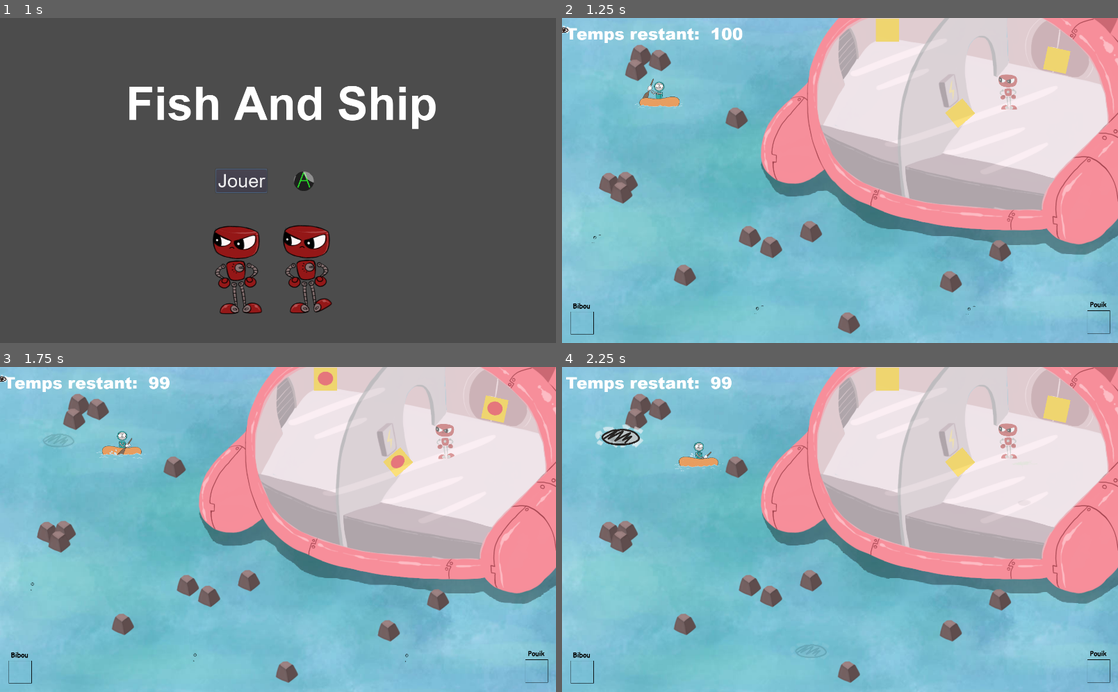
Above: before the commit, frames 1-4 (two rows, left to right).
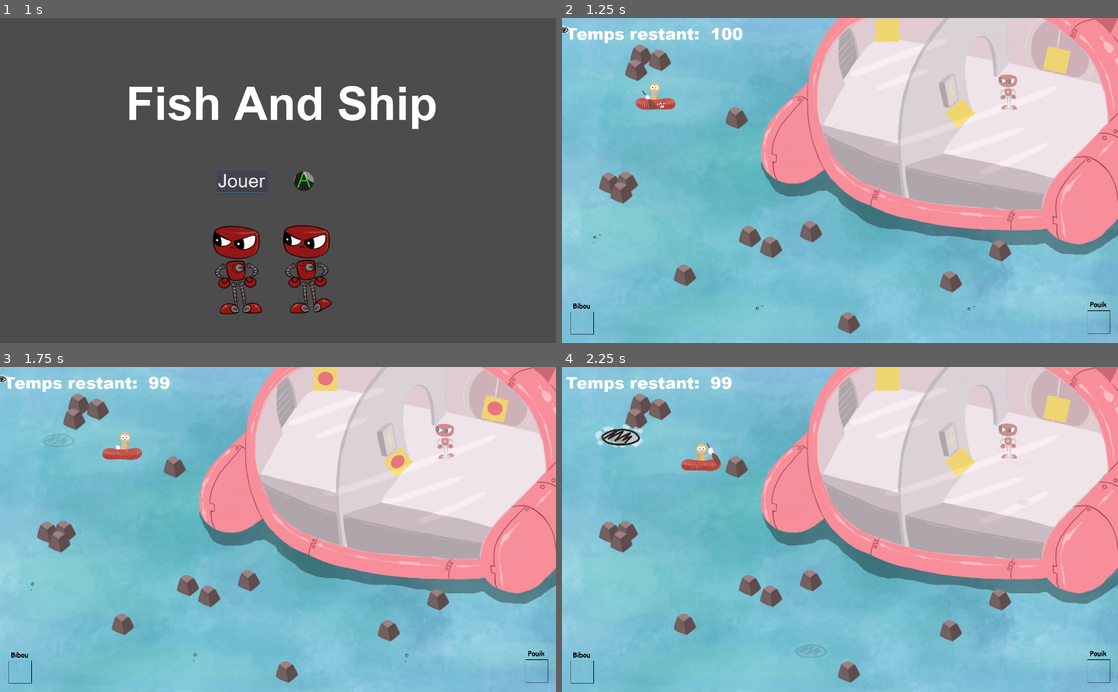
Above: after the commit, the same moments.

Repository: Majimo/FishAndShip
Game: Godot game, scene res://scenes/Intro.tscn
The game is run twice, just before and just after one commit, with the same random seed, the same clock (stepped at 60 frames per second) and the same inputs. Sound files missing from this copy of the repository are replaced by a short silence.
Inputs:
- Up to frame 1 (1 s): click "Jouer" at 0.5 s
- Up to frame 2 (1.25 s): no input
- Up to frame 3 (1.75 s): tap Enter (ui_accept) at 1.25, 1.52 s; hold Right (ui_right) from 1.28 s (still down)
- Up to frame 4 (2.25 s): release Right (ui_right) at 2.03 s; hold Down (ui_down) from 2.03 s (still down)

Frame 1 is identical in both runs. In frame 2, 0.4% of the frame differs, in the area x 13-22%, y 18-29%; in frame 3, 0.4%; in frame 4, 0.4%, in the area x 20-29%, y 23-33%.

Commit message:
update sprites Pouik & Bibou

Diff:
--- a/scenes/Perso.tscn
+++ b/scenes/Perso.tscn
@@ -1,126 +1,132 @@
-[gd_scene load_steps=27 format=2]
+[gd_scene load_steps=29 format=2]
 
-[ext_resource path="res://assets/Bibourame.png" type="Texture" id=1]
+[ext_resource path="res://assets/players/BibouPeche (1).png" type="Texture" id=1]
 [ext_resource path="res://scripts/AbstractPerso.gd" type="Script" id=2]
-[ext_resource path="res://assets/BibouPeche.png" type="Texture" id=3]
+[ext_resource path="res://sounds/Pas01.wav" type="AudioStream" id=4]
+[ext_resource path="res://sounds/Pas02.wav" type="AudioStream" id=5]
 [ext_resource path="res://sounds/Hamecon_dans_leau.wav" type="AudioStream" id=6]
 [ext_resource path="res://sounds/Soudage.wav" type="AudioStream" id=7]
 [ext_resource path="res://sounds/Choc.wav" type="AudioStream" id=8]
 [ext_resource path="res://sounds/Bibou_content.wav" type="AudioStream" id=9]
 [ext_resource path="res://assets/players/Pouik_Attend (1).png" type="Texture" id=10]
 
-[sub_resource type="AtlasTexture" id=1]
+[sub_resource type="AtlasTexture" id=23]
 flags = 4
 atlas = ExtResource( 1 )
-region = Rect2( 0, 0, 341, 256 )
+region = Rect2( 0, 0, 359, 256 )
 
-[sub_resource type="AtlasTexture" id=2]
+[sub_resource type="AtlasTexture" id=24]
 flags = 4
 atlas = ExtResource( 1 )
-region = Rect2( 341, 0, 341, 256 )
+region = Rect2( 0, 256, 359, 256 )
 
-[sub_resource type="AtlasTexture" id=3]
+[sub_resource type="AtlasTexture" id=25]
 flags = 4
 atlas = ExtResource( 1 )
-region = Rect2( 682, 0, 341, 256 )
+region = Rect2( 359, 256, 359, 256 )
 
-[sub_resource type="AtlasTexture" id=4]
+[sub_resource type="AtlasTexture" id=26]
+flags = 4
+atlas = ExtResource( 1 )
+region = Rect2( 359, 0, 359, 256 )
+
+[sub_resource type="AtlasTexture" id=16]
+flags = 4
+atlas = ExtResource( 10 )
+region = Rect2( 428, 0, 214, 512 )
+
+[sub_resource type="AtlasTexture" id=17]
+flags = 4
+atlas = ExtResource( 10 )
+region = Rect2( 642, 0, 214, 512 )
+
+[sub_resource type="AtlasTexture" id=18]
+flags = 4
+atlas = ExtResource( 10 )
+region = Rect2( 856, 0, 214, 512 )
+
+[sub_resource type="AtlasTexture" id=19]
+flags = 4
+atlas = ExtResource( 10 )
+region = Rect2( 1070, 0, 214, 512 )
+
+[sub_resource type="AtlasTexture" id=27]
+flags = 4
+atlas = ExtResource( 1 )
+region = Rect2( 718, 0, 359, 256 )
+
+[sub_resource type="AtlasTexture" id=28]
+flags = 4
+atlas = ExtResource( 1 )
+region = Rect2( 1077, 0, 359, 256 )
+
+[sub_resource type="AtlasTexture" id=29]
+flags = 4
+atlas = ExtResource( 1 )
+region = Rect2( 1436, 0, 359, 256 )
+
+[sub_resource type="AtlasTexture" id=30]
+flags = 4
+atlas = ExtResource( 1 )
+region = Rect2( 1077, 256, 359, 256 )
+
+[sub_resource type="AtlasTexture" id=15]
 flags = 4
 atlas = ExtResource( 10 )
 region = Rect2( 1498, 0, 214, 512 )
 
-[sub_resource type="AtlasTexture" id=5]
+[sub_resource type="AtlasTexture" id=20]
+flags = 4
+atlas = ExtResource( 10 )
+region = Rect2( 0, 0, 214, 512 )
+
+[sub_resource type="AtlasTexture" id=21]
+flags = 4
+atlas = ExtResource( 10 )
+region = Rect2( 214, 0, 214, 512 )
+
+[sub_resource type="AtlasTexture" id=22]
 flags = 4
 atlas = ExtResource( 10 )
 region = Rect2( 1284, 0, 214, 512 )
 
-[sub_resource type="AtlasTexture" id=6]
-flags = 4
-atlas = ExtResource( 10 )
-region = Rect2( 0, 0, 214, 512 )
-
-[sub_resource type="AtlasTexture" id=7]
-flags = 4
-atlas = ExtResource( 10 )
-region = Rect2( 214, 0, 214, 512 )
-
-[sub_resource type="AtlasTexture" id=8]
-flags = 4
-atlas = ExtResource( 3 )
-region = Rect2( 0, 0, 378, 256 )
-
-[sub_resource type="AtlasTexture" id=9]
-flags = 4
-atlas = ExtResource( 3 )
-region = Rect2( 378, 0, 378, 256 )
-
-[sub_resource type="AtlasTexture" id=10]
-flags = 4
-atlas = ExtResource( 3 )
-region = Rect2( 756, 0, 378, 256 )
-
-[sub_resource type="AtlasTexture" id=11]
-flags = 4
-atlas = ExtResource( 3 )
-region = Rect2( 1134, 0, 378, 256 )
-
-[sub_resource type="AtlasTexture" id=12]
-flags = 4
-atlas = ExtResource( 10 )
-region = Rect2( 428, 0, 214, 512 )
-
-[sub_resource type="AtlasTexture" id=13]
-flags = 4
-atlas = ExtResource( 10 )
-region = Rect2( 642, 0, 214, 512 )
-
-[sub_resource type="AtlasTexture" id=14]
-flags = 4
-atlas = ExtResource( 10 )
-region = Rect2( 856, 0, 214, 512 )
-
-[sub_resource type="AtlasTexture" id=15]
-flags = 4
-atlas = ExtResource( 10 )
-region = Rect2( 1070, 0, 214, 512 )
-
-[sub_resource type="SpriteFrames" id=16]
+[sub_resource type="SpriteFrames" id=12]
 animations = [ {
-"frames": [ SubResource( 1 ), SubResource( 2 ), SubResource( 1 ), SubResource( 3 ) ],
+"frames": [ SubResource( 23 ), SubResource( 24 ), SubResource( 25 ), SubResource( 26 ) ],
 "loop": true,
 "name": "bibou_rame",
 "speed": 4.5
 }, {
-"frames": [ SubResource( 4 ) ],
+"frames": [ SubResource( 16 ), SubResource( 17 ), SubResource( 18 ), SubResource( 19 ) ],
+"loop": true,
+"name": "pouik_marche",
+"speed": 5.0
+}, {
+"frames": [ SubResource( 27 ), SubResource( 28 ), SubResource( 29 ), SubResource( 30 ) ],
+"loop": true,
+"name": "bibou_peche",
+"speed": 2.0
+}, {
+"frames": [ SubResource( 15 ) ],
 "loop": true,
 "name": "pouik_soude",
 "speed": 5.0
 }, {
-"frames": [ SubResource( 5 ) ],
-"loop": true,
-"name": "pouik_recupere",
-"speed": 5.0
-}, {
-"frames": [ SubResource( 6 ), SubResource( 7 ) ],
+"frames": [ SubResource( 20 ), SubResource( 21 ) ],
 "loop": true,
 "name": "pouik_attend",
 "speed": 2.0
 }, {
-"frames": [ SubResource( 8 ), SubResource( 9 ), SubResource( 10 ), SubResource( 11 ) ],
+"frames": [ SubResource( 22 ) ],
 "loop": true,
-"name": "bibou_peche",
-"speed": 2.0
-}, {
-"frames": [ SubResource( 12 ), SubResource( 13 ), SubResource( 14 ), SubResource( 15 ) ],
-"loop": true,
-"name": "pouik_marche",
+"name": "pouik_recupere",
 "speed": 5.0
 } ]
 
-[sub_resource type="RectangleShape2D" id=17]
+[sub_resource type="RectangleShape2D" id=13]
 extents = Vector2( 15.9558, 16.0929 )
 
-[sub_resource type="RectangleShape2D" id=18]
+[sub_resource type="RectangleShape2D" id=14]
 extents = Vector2( 40.2207, 34.0367 )
 
 [node name="Perso" type="KinematicBody2D"]
@@ -128,7 +134,7 @@
 
 [node name="Sprite" type="AnimatedSprite" parent="."]
 scale = Vector2( 0.4, 0.4 )
-frames = SubResource( 16 )
+frames = SubResource( 12 )
 animation = "pouik_recupere"
 
 [node name="Timer" type="Timer" parent="."]
@@ -159,7 +165,13 @@
 
 [node name="BibouContent" type="AudioStreamPlayer" parent="."]
 stream = ExtResource( 9 )
+
+[node name="PouikPas01" type="AudioStreamPlayer" parent="."]
+stream = ExtResource( 4 )
+
+[node name="PouikPas02" type="AudioStreamPlayer" parent="."]
+stream = ExtResource( 5 )
 [connection signal="timeout" from="Timer" to="." method="_on_Timer_timeout"]
+[connection signal="area_entered" from="Area2D" to="." method="_on_Area2D_area_entered_drop"]
 [connection signal="area_entered" from="Area2D" to="." method="_on_Area2D_area_entered"]
-[connection signal="area_entered" from="Area2D" to="." method="_on_Area2D_area_entered_drop"]
 [connection signal="finished" from="BibouPeche" to="." method="_on_BibouPeche_finished"]
--- a/scripts/Perso1.gd
+++ b/scripts/Perso1.gd
@@ -22,7 +22,9 @@
 		direction.y += 1
 	if Input.is_action_pressed("ui_up"):
 		direction.y -= 1
-	$Sprite.flip_h = flipHSprite
+
+	if speed > 0:
+		$Sprite.flip_h = flipHSprite
 
 	move_and_collide((speed * delta) * direction)
 
--- a/scripts/Perso2.gd
+++ b/scripts/Perso2.gd
@@ -27,7 +27,8 @@
 		$Sprite.play("pouik_marche")
 		direction.y -= 1
 
-	$Sprite.flip_h = flipHSprite
+	if speed > 0:
+		$Sprite.flip_h = flipHSprite
 
 	if direction == Vector2(0, 0) && isSpecialAction == "":
 		$Sprite.play("pouik_attend")
@@ -41,16 +42,15 @@
 		$PouikSoude.play()
 		$Sprite.stop()
 		isSpecialAction = "pouik_soude"
-		$Sprite.play("pouik_soude")
+		$Sprite.play(isSpecialAction)
 		actionPersoAvecAttente('Hop hop, on répare', 2)
 		area._on_Perso2_repairModule()
 
 func _on_Area2D_area_entered_drop(area):
 	if area.is_in_group('dropZone'):
-		$PouikSoude.play()
 		$Sprite.stop()
 		isSpecialAction = "pouik_recupere"
-		$Sprite.play("pouik_recupere")
+		$Sprite.play(isSpecialAction)
 		actionPersoAvecAttente('Ca récupère !', 1)
 		emit_signal("recupere_objet")
 
Binary file added: assets/players/BibouPeche (1).png
Not shown, added: assets/players/BibouPeche (1).png.import
Not shown: 2 places in scenes/Perso.tscn that only renumber resources
Not shown, added: sounds/Pas01.wav.import
Not shown, added: sounds/Pas02.wav.import
Not shown, added: sounds/Pas01.wav
Not shown, added: sounds/Pas02.wav
